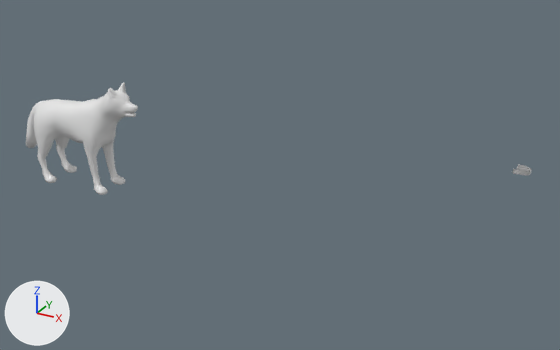
What one commit did to the OBJ model models/wolf.obj.
Rendered twice from a 50 mm camera at (40.8, -41.1, 24.4) aimed at (17.5, 1.3, 3.3). The axes (+X, +Y, +Z) are drawn at lower left. The lights are the same throughout. Where no turn or scale is listed for an object, it has been applied to the vertices.

The older version as bpy lines, for what is in view:
```python
me_wolf___jn_001 = bpy.data.meshes.new('wolf___jN.001')
me_wolf___jn_001.from_pydata(...)  # 645 vertices, 1286 faces; spans x -4.03..7.3, y -2.28..0.69, z 0.07..8.41
ob_wolf___jn_001 = bpy.data.objects.new('wolf___jN.001', me_wolf___jn_001)
ob_wolf___jn_001.location = (0.0, 0.0, 0.0)
```
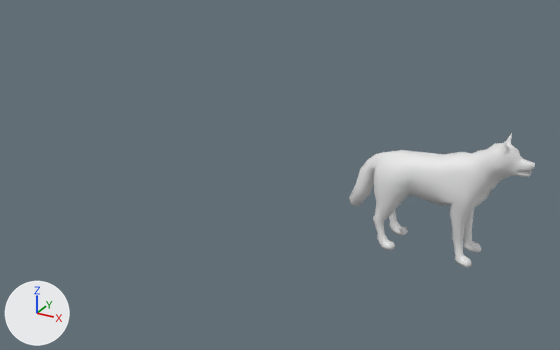
The change, as JSON lines over the scene's bpy script:
```json
{"op": "add", "block": "me_wolf___jn", "code": ["me_wolf___jn = bpy.data.meshes.new('wolf___jN')", "me_wolf___jn.from_pydata(...)  # 645 vertices, 1286 faces; spans x 22.55..33.88, y 0.04..3.01, z 0.27..8.62"]}
{"op": "remove", "block": "ob_wolf___jn_001", "code": ["ob_wolf___jn_001 = bpy.data.objects.new('wolf___jN.001', me_wolf___jn_001)", "ob_wolf___jn_001.location = (0.0, 0.0, 0.0)"]}
{"op": "add", "block": "ob_wolf___jn", "code": ["ob_wolf___jn = bpy.data.objects.new('wolf___jN', me_wolf___jn)", "ob_wolf___jn.location = (0.0, 0.0, 0.0)"]}
```

Boxes [x1, y1, x2, y2] around the edits, measured in the pictures (560 x 350 px):
```json
{"object": "wolf___jN", "change": "added", "after": [349, 134, 535, 268]}
{"object": "wolf___jN.001", "change": "deleted", "before": [26, 83, 138, 195]}
```
